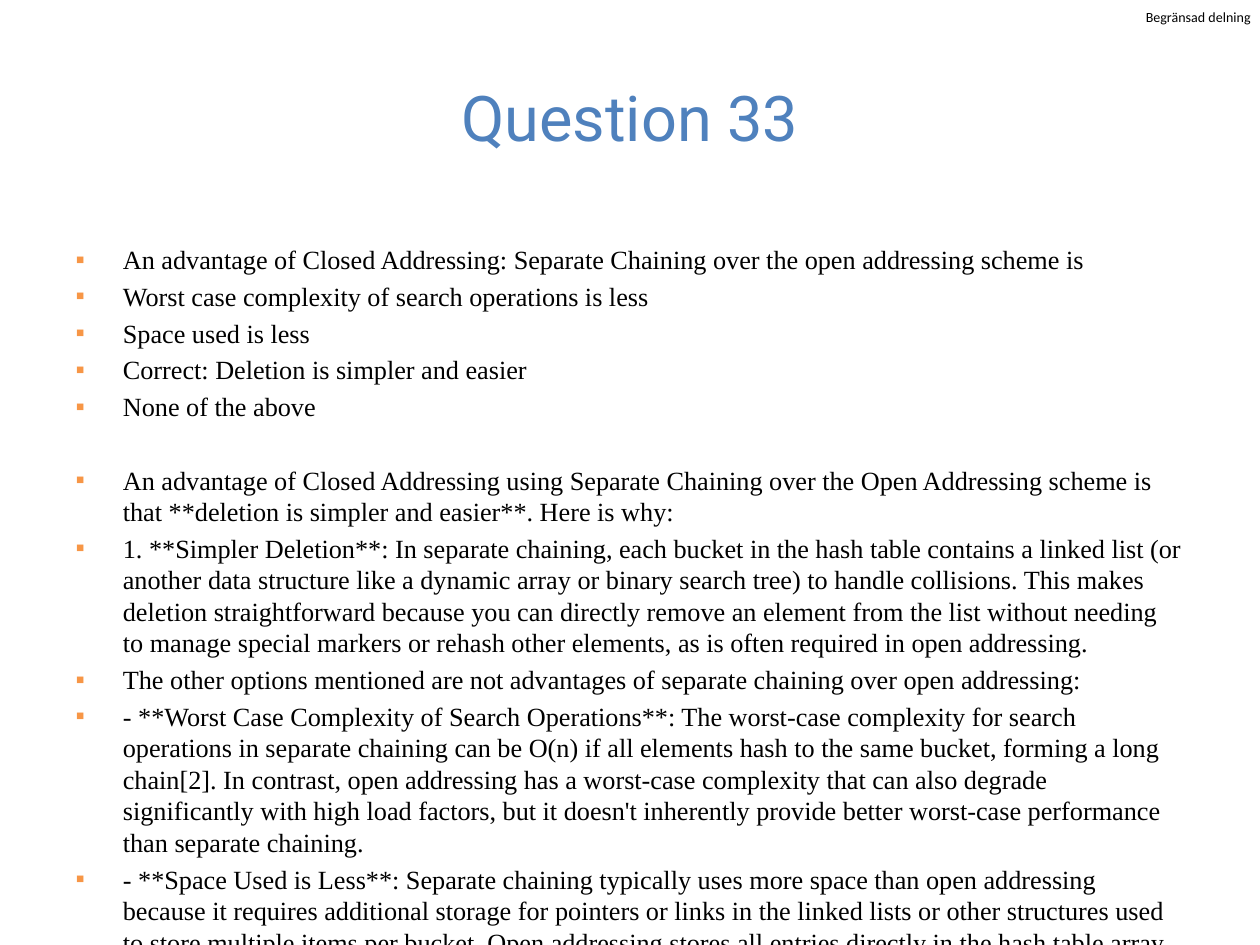
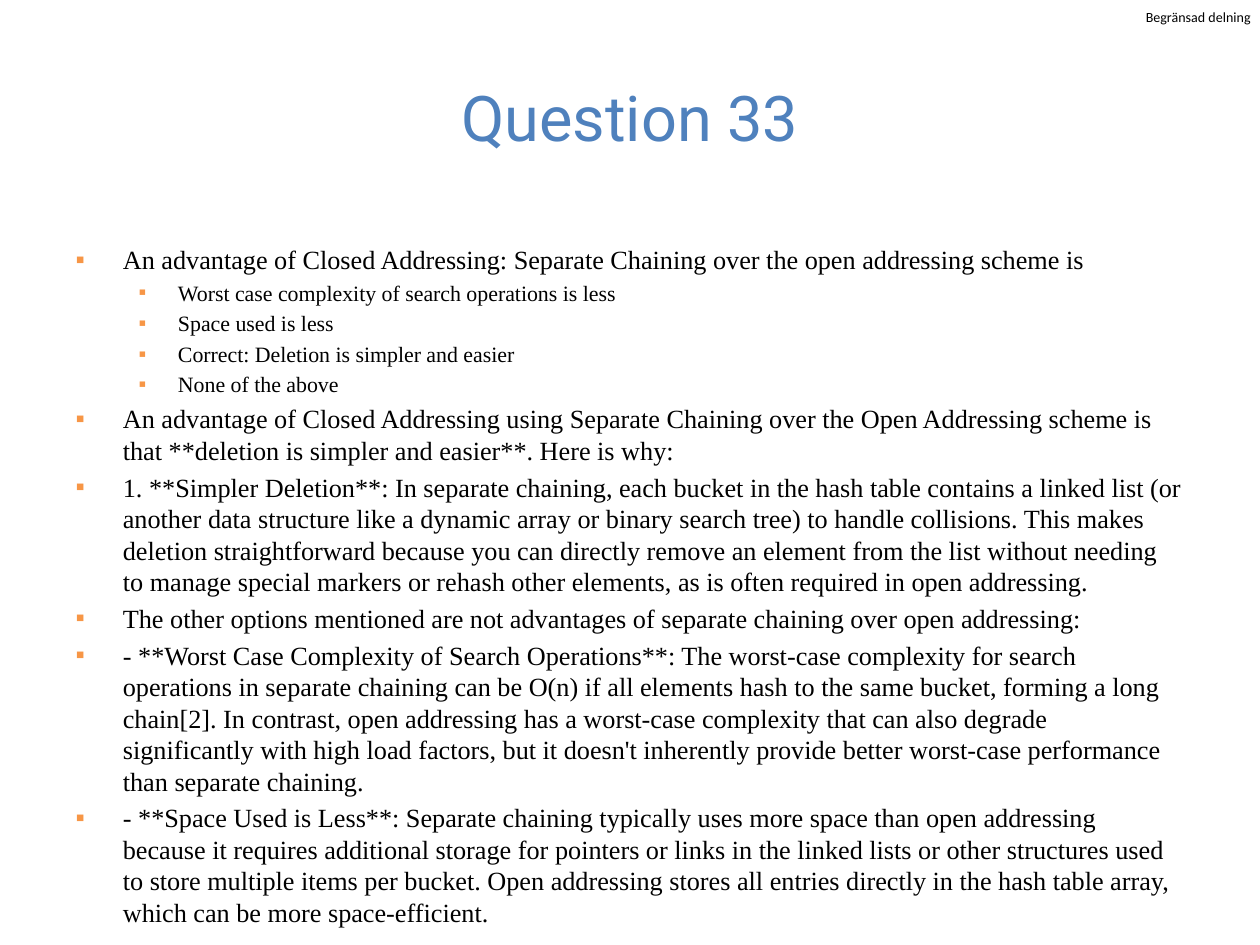
Before and after one commit to guhofstra/CSC111Fa25, a slide deck: slide 30 of PPTs/Quiz/MidtermExam2024.pptx (slide 29 before the commit). Drawn at 1260x945 pixels with LibreOffice and Linux fonts; fonts in the diff are those of the drawing. Boxes give left, top, right and bottom in pixels: in the first picture for what was removed or moved away, otherwise in the second. Text is boxed around its words. In the diff, an @@ line names an element or a change of style, - is before the commit and + after.

```diff
--- a/PPTs/Quiz/MidtermExam2024.pptx
+++ b/PPTs/Quiz/MidtermExam2024.pptx
@@ text at (x1=178, y1=285, x2=616, y2=393): size 15 to 12.5 pt in "Worst case complexity of search operations is ...", "Space used is less", "Correct: Deletion is simpler and easier", "None of the above"; list level 1 to 2 in "Worst case complexity of search ..."; list level 1 to 2 in "Space used is less"; list level 1 to 2 in "Correct: Deletion is simpler and ..."; list level 1 to 2 in "None of the above" @@
```
Also in this commit, not shown: 13 other slides changed, 2 slides added, 2 other files.
